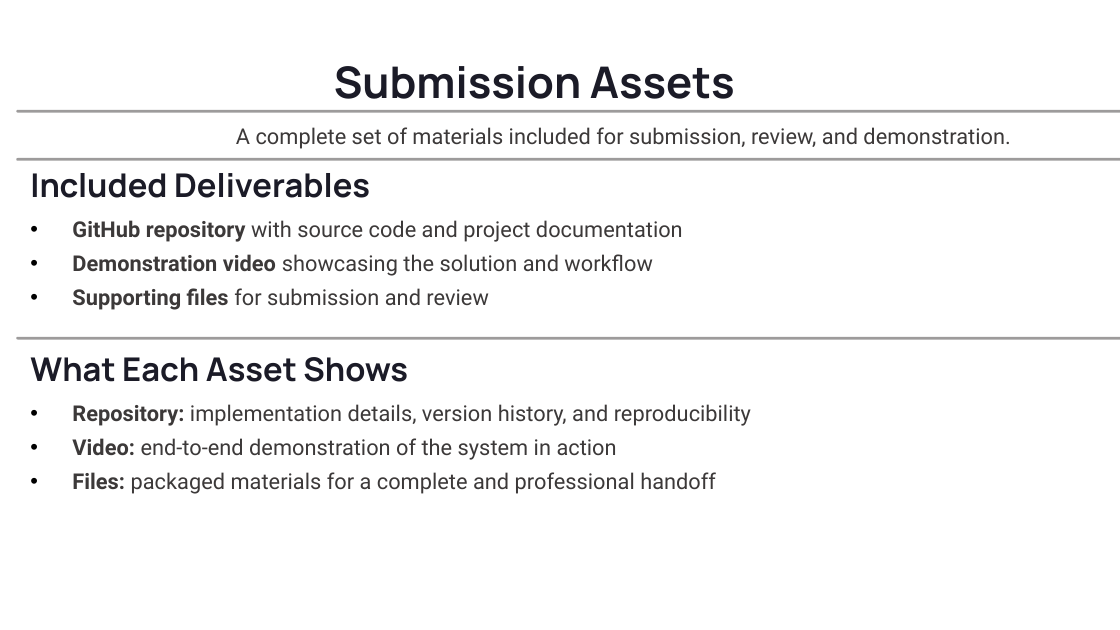
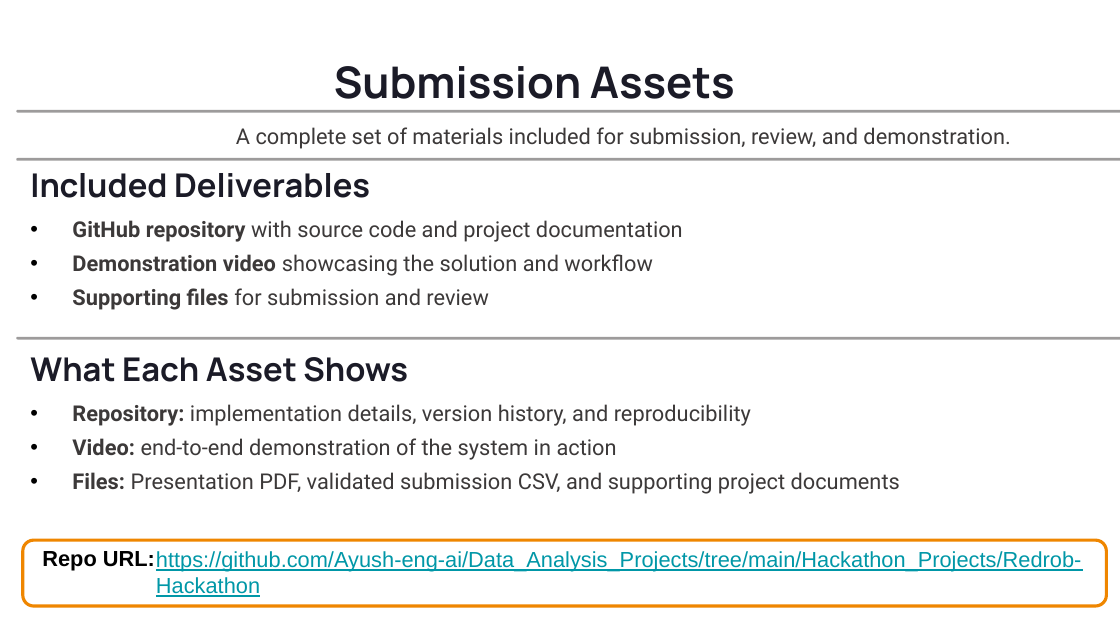
Before and after one commit to Ayush-eng-ai/Data_Analysis_Projects, a slide deck: slide 10 of Hackathon_Projects/Redrob-Hackathon/ppt/Idea Submission Template _ Redrob.pptx. Drawn at 1120x630 pixels with LibreOffice and Linux fonts; fonts in the diff are those of the drawing; background and template pictures are left out. Boxes give left, top, right and bottom in pixels: in the first picture for what was removed or moved away, otherwise in the second. Text is boxed around its words. In the diff, an @@ line names an element or a change of style, - is before the commit and + after.

Commit message:
Completed AI-powered customer churn analysis project with dashboard, documentation, presentation and repository updates

```diff
--- a/Hackathon_Projects/Redrob-Hackathon/ppt/Idea Submission Template _ Redrob.pptx
+++ b/Hackathon_Projects/Redrob-Hackathon/ppt/Idea Submission Template _ Redrob.pptx
@@ text at bbox=[72, 472, 900, 494]: text changed @@
-• Files: packaged materials for a complete and professional handoff
+• Files: Presentation PDF, validated submission CSV, and supporting project documents
@@ rounded rectangle added at bbox=[22, 540, 1107, 606], outline #EF8600 2 pt @@
@@ text added at bbox=[42, 551, 155, 570], 14 pt, text #000000, bold @@
+Repo URL:
@@ text added at bbox=[156, 551, 1082, 597], 14 pt, text #0097A7, underline @@
+https://github.com/Ayush-eng-ai/Data_Analysis_Projects/tree/main/Hackathon_Projects/Redrob-Hackathon
```
Also in this commit, not shown: 3 other slides changed, 10 other files.
